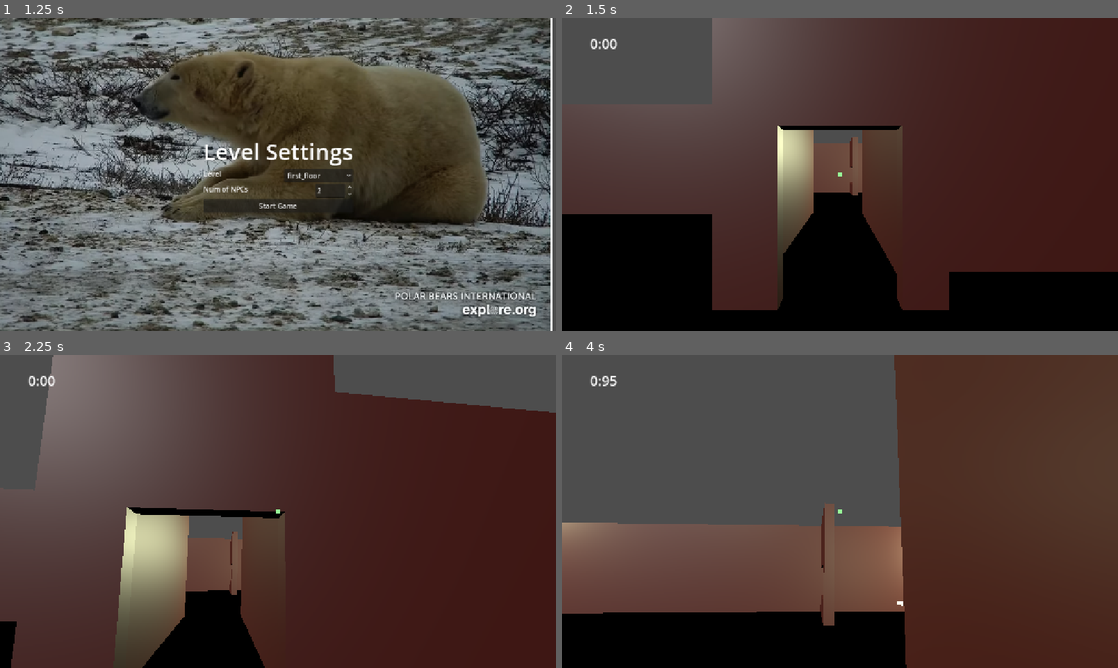
Above: before the commit, frames 1-4 (two rows, left to right).
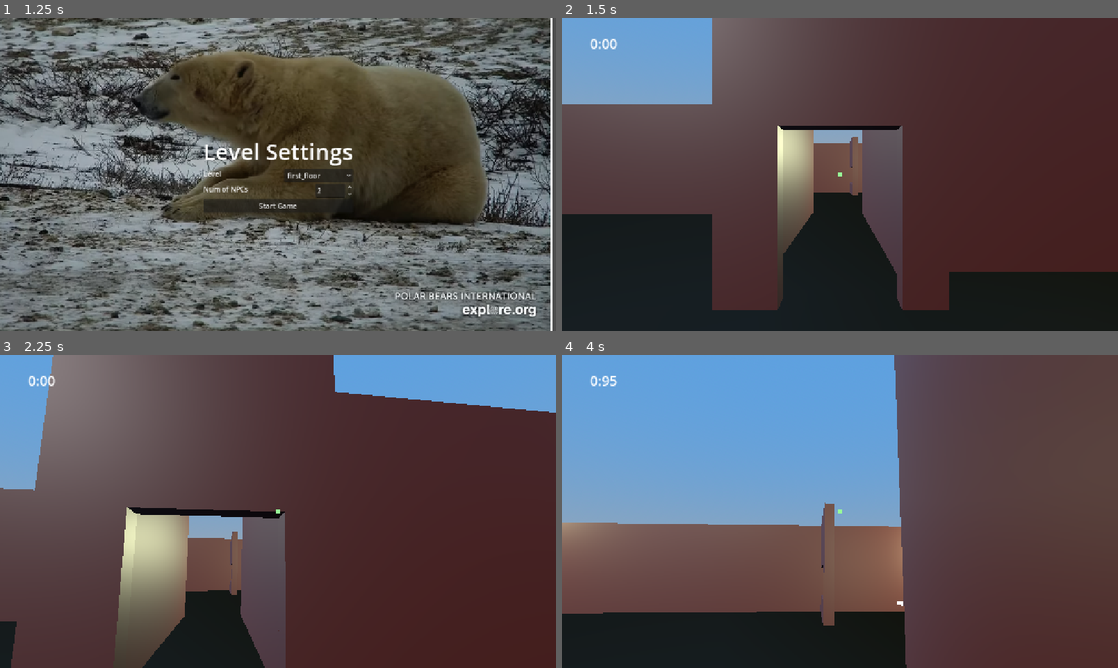
Above: after the commit, the same moments.

Repository: Dendrobyte/eye-of-attention
Game: Godot game, scene res://menus/start_menu.tscn
The game is run twice, just before and just after one commit, with the same random seed, the same clock (stepped at 60 frames per second) and the same inputs.
Inputs (mouse positions are in pixels of both pictures, inside the frame that each line leads up to):
- Up to frame 1 (1.25 s): click "Play" at 0.5 s
- Up to frame 2 (1.5 s): click "Start Game" at 1.25 s
- Up to frame 3 (2.25 s): tap Enter at 2 s; move the mouse to (305, 511) at 2.02 s; press the mouse at (305, 511) at 2.03 s; hold W (MOVE_FORWARD) from 2.03 s (still down)
- Up to frame 4 (4 s): keep holding W (MOVE_FORWARD); tap Space (JUMP) at 2.27, 3.02 s; move the mouse to (812, 511) at 2.77 s; release the mouse at (812, 511) at 2.78 s; right-click (812, 511) at 2.85 s; move the mouse to (851, 505) at 3.52 s; hold Shift (SPRINT) from 3.53 s (still down)

Frame 1 is identical in both runs. In frame 2, 30% of the frame differs, in the area x 0-100%, y 0-100%; in frame 3, 16%; in frame 4, 60%, in the area x 0-91%, y 0-100%.

Commit message:
Add a terrifying drama mask

Diff:
--- a/spatial-memory-match/main.tscn
+++ b/spatial-memory-match/main.tscn
@@ -5,6 +5,19 @@
 [ext_resource type="Script" uid="uid://c1vbuj8bh5s50" path="res://scripts/character_1p.gd" id="2_0xm2m"]
 [ext_resource type="PackedScene" uid="uid://burwtgo5mraqd" path="res://assets/levels/prototype_map.gltf" id="3_lquwl"]
 [ext_resource type="Script" uid="uid://cg1ei5tbgw5j7" path="res://hud_behavior.gd" id="4_lquwl"]
+
+[sub_resource type="ProceduralSkyMaterial" id="ProceduralSkyMaterial_5vw27"]
+sky_top_color = Color(0.3616567, 0.62887424, 0.8810701, 1)
+
+[sub_resource type="Sky" id="Sky_lquwl"]
+sky_material = SubResource("ProceduralSkyMaterial_5vw27")
+
+[sub_resource type="Environment" id="Environment_lquwl"]
+background_mode = 2
+sky = SubResource("Sky_lquwl")
+ambient_light_source = 3
+ambient_light_color = Color(0.6543351, 0.8819266, 0.953373, 1)
+reflected_light_source = 2
 
 [sub_resource type="Theme" id="Theme_lquwl"]
 default_font_size = 32
@@ -30,6 +43,9 @@
 npc_count = 3
 
 [node name="prototype_map" parent="LevelManager" unique_id=2083568902 instance=ExtResource("3_lquwl")]
+
+[node name="WorldEnvironment" type="WorldEnvironment" parent="LevelManager" unique_id=666315267]
+environment = SubResource("Environment_lquwl")
 
 [node name="ItemParent" type="Node3D" parent="LevelManager" unique_id=746855518]
 
--- a/spatial-memory-match/menus/start_menu.gd
+++ b/spatial-memory-match/menus/start_menu.gd
@@ -4,7 +4,7 @@
 
 @onready var level_dropdown: OptionButton = $GameConfig/CenterContainer/VBoxContainer/Level/LevelChoice
 @onready var npc_count_spinbox: SpinBox = $GameConfig/CenterContainer/VBoxContainer/NPCCount/SpinBox
-
+@onready var start_game_button: Button = get_node("GameConfig/CenterContainer/VBoxContainer/Start Game")
 # To load which image to render or something
 func _ready() -> void:
 	var all_levels = GlobalState.LEVEL_LIST
@@ -43,6 +43,7 @@
 	var selected_level_idx = level_dropdown.selected
 	GlobalState.SELECTED_LEVEL = level_dropdown.get_item_text(selected_level_idx)
 
+	start_game_button.text = "Loading..."
 	var main_node = main_scene.instantiate()
 	get_parent().add_child(main_node)
 	self.queue_free()
--- a/spatial-memory-match/scripts/global_state.gd
+++ b/spatial-memory-match/scripts/global_state.gd
@@ -18,8 +18,9 @@
 	# var file_name = level_maps_dir.get_next()
 	# while file_name != "":
 	for file_name in level_maps_dir:
+		print(file_name)
 		if file_name.ends_with(".gltf"):
-			var level_name = file_name.rstrip(".gltf")
+			var level_name = file_name.trim_suffix(".gltf")
 			print("loaded ", level_name)
 			LEVEL_LIST.append(level_name)
 		# file_name = level_maps_dir.get_next()
--- a/spatial-memory-match/scripts/npc_behavior.gd
+++ b/spatial-memory-match/scripts/npc_behavior.gd
@@ -9,6 +9,7 @@
 
 var primary_mat: Material = null
 var satisfied_mat: Material = null
+var shirt_color_mat: Material = null
 
 # Track if the player gave the wrong item once (or more)
 var was_wrong = false
@@ -40,6 +41,7 @@
 		$WantedItem.hide()
 
 func _ready():
+	rotation.y -= PI # blender to godot thing
 	# Get the wanted item and spawn it above head, then hide it
 	var want_pos = $CharParent/Want.position
 	$CharParent/Want.queue_free()
@@ -53,10 +55,12 @@
 	$WantedItem.hide()
 
 	# Load the materials, fine for now with small amount unordered
-	# ALL MATERIALS LINKED TO `Arm_L`
-	var linked_material_base: MeshInstance3D = get_node("CharParent/Arm_L")
+	# ALL MATERIALS LINKED TO `Torso` 0th material
+	var linked_material_base: MeshInstance3D = get_node("CharParent/Torso")
 	primary_mat = linked_material_base.get_active_material(0)
 	satisfied_mat = linked_material_base.get_active_material(1)
+	shirt_color_mat = linked_material_base.get_active_material(2)
+	# randomize shirt to new color, just restrict the range
 
 
 func interact():
Binary file changed: spatial-memory-match/assets/char_base.glb
Binary file changed: spatial-memory-match/assets/levels/tutorial.bin
Not shown, changed: spatial-memory-match/assets/levels/tutorial.gltf
Not shown, changed: Blender/char_base.blend
Not shown, changed: Blender/char_base.blend1
Not shown, changed: Blender/tutorial.blend
Not shown, changed: Blender/tutorial.blend1
